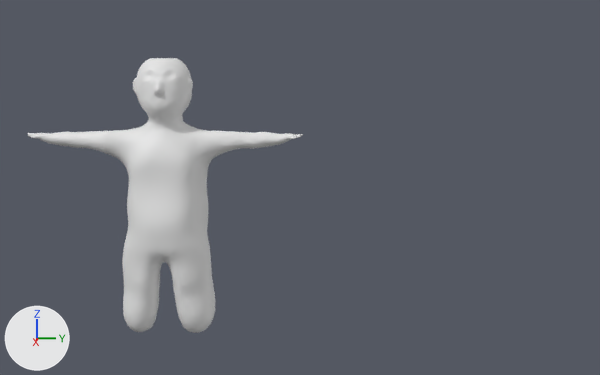
Before and after pictures for a commit that changed the Blender file IslandPrefabs/Humanoid.blend.
One viewpoint serves both versions: a 50 mm camera at (12.19, 2.48, 2.8) aimed at (-0.01, 1.96, 1.02). Arrows for +X, +Y and +Z are at lower left; the lights stay in place.

The scene before the commit, as lines of its bpy script (objects in view):
```python
me_cube_001 = bpy.data.meshes.new('Cube.001')
me_cube_001.from_pydata(...)  # 14959 vertices, 29914 faces; spans x -0.32..0.69, y -2.02..2.02, z -1.14..2.92
me_cube_001.polygons.foreach_set('use_smooth', [True] * 29914)
ob_cube = bpy.data.objects.new('Cube', me_cube_001)
ob_cube.location = (0.0, 0.0, 0.0)
```
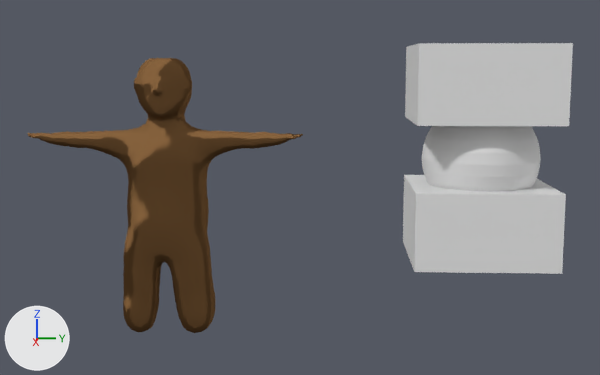
Boxes [x1, y1, x2, y2] around the edits, measured in the pictures (600 x 375 px):
'Cube.001', added: after [403, 175, 566, 274]
'Cube.002', added: after [405, 43, 573, 126]
'Eye', added: after [422, 126, 541, 191]
part 1 of me_cube_001, cut back: before [27, 58, 303, 333]; after [28, 58, 303, 333]
part 2 of me_cube_001, recoloured: [119, 97, 175, 273] in both

Edits to the bpy script that builds the scene:
```text
Add mat_material:
    mat_material = bpy.data.materials.new('Material')
    mat_material.use_nodes = True; mat_material.node_tree.nodes.clear()
    _N = mat_material.node_tree.nodes; _L = mat_material.node_tree.links
    n0 = _N.new('ShaderNodeOutputMaterial'); n0.name = 'Material Output'
    n1 = _N.new('ShaderNodeBsdfToon'); n1.name = 'Toon BSDF'
    n1.inputs[0].default_value = (0.163, 0.0834, 0.0323, 1.0)  # 'Color', brown #705232
    _L.new(n1.outputs[0], n0.inputs[0])  # 'BSDF' to 'Surface'
Change me_cube_001:
    used by ob_cube; location = (0.0, 0.0, 0.0)
    remove me_cube_001.from_pydata(...)  # 14959 vertices, 29914 faces; spans x -0.32..0.69, y -2.02..2.02, z -1.14..2.92
    add me_cube_001.from_pydata(...)  # 3518 vertices, 7032 faces; spans x -0.32..0.69, y -2.02..2.02, z -1.14..2.92
    me_cube_001 part 1: 121 vertices moved within x -0.15..0.55, y -1.98..2.0, z -1.06..2.86; 14287 vertices removed from x -0.32..0.69, y -2.02..2.01, z -1.14..2.92; 2846 vertices added at x -0.32..0.69, y -1.98..1.99, z -1.14..2.92
    me_cube_001 part 2: 69 faces spanning x -0.28..0.64, y -0.99..0.59, z -0.76..2.48 switch from no material to mat_material
Add me_sphere:
    me_sphere.from_pydata(...)  # 5807 vertices, 6192 faces; spans x -1.0..1.0, y -1.0..1.0, z -1.0..1.0
Add me_cube_002:
    me_cube_002.from_pydata(...)  # a box spanning x -1.0..1.0, y -1.0..1.0, z -1.0..1.0
Add ob_eye:
    ob_eye = bpy.data.objects.new('Eye', me_sphere)
    ob_eye.location = (0.0, 4.6, 1.47)
    ob_eye.scale = (0.846, 0.846, 0.846)
    _m = ob_eye.modifiers.new('Boolean', 'BOOLEAN')
    _m.object = ob_cube_002
    _m.solver = 'FLOAT'
    _m = ob_eye.modifiers.new('Boolean.001', 'BOOLEAN')
    _m.object = ob_cube_001
    _m.solver = 'FLOAT'
Add ob_cube_002:
    ob_cube_002 = bpy.data.objects.new('Cube.002', me_cube_002)
    ob_cube_002.location = (0.0, 4.58, 2.55)
    ob_cube_002.scale = (1.0, 1.0, 0.544)
Add ob_cube_001:
    ob_cube_001 = bpy.data.objects.new('Cube.001', me_cube_002.copy())
    ob_cube_001.location = (0.0, 4.58, 0.55)
    ob_cube_001.scale = (1.0, 1.0, 0.544)
```
